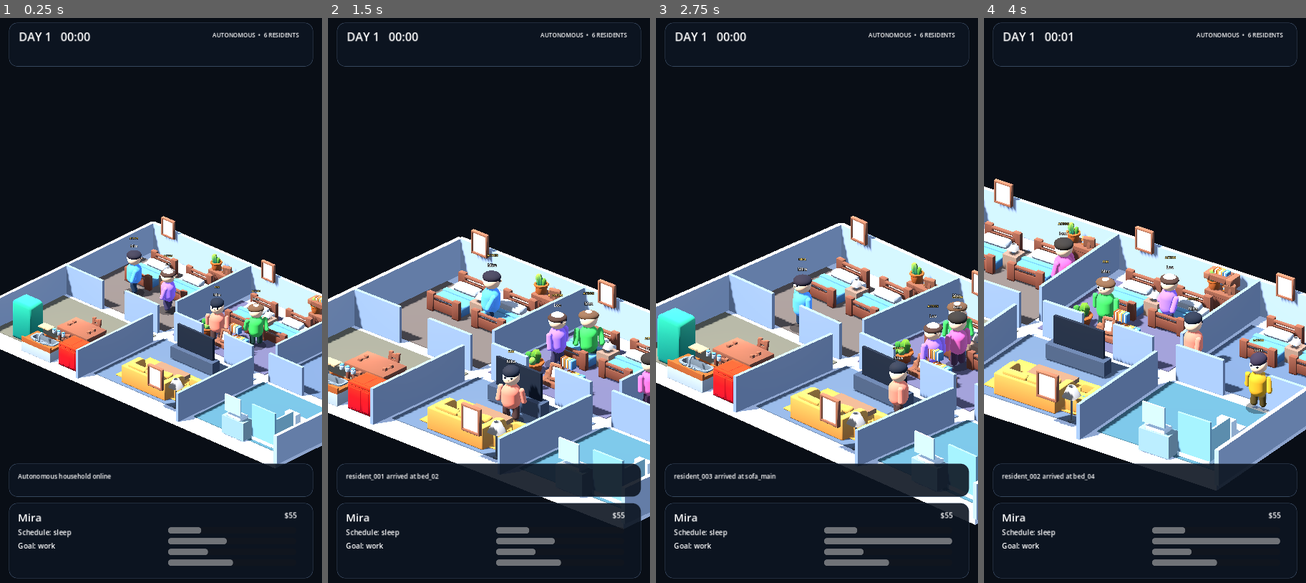
Above: before the commit, frames 1-4 (left to right).
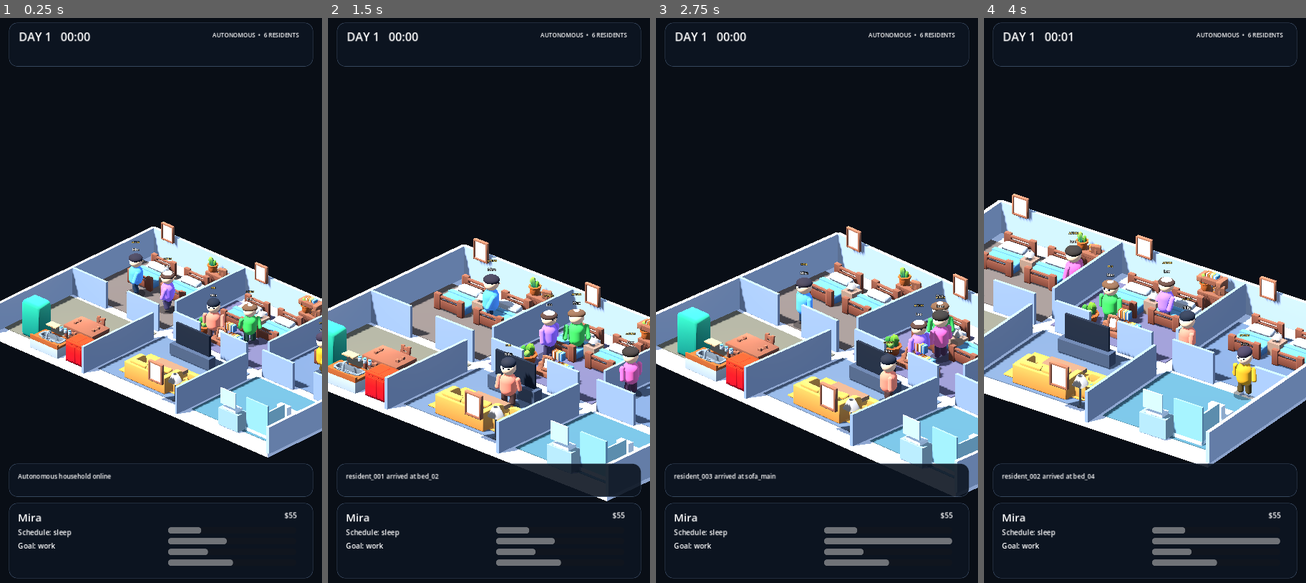
Above: after the commit, the same moments.

Repository: motomotoo2001-maker/lifebox-live
Game: Godot game, scene res://scenes/debug/visual_showcase.tscn
The game is run twice, just before and just after one commit, with the same random seed, the same clock (stepped at 60 frames per second) and the same inputs. The project has no main scene, so this scene is started directly.
Inputs:
- Up to frame 1 (0.25 s): no input
- Up to frame 2 (1.5 s): no input
- Up to frame 3 (2.75 s): no input
- Up to frame 4 (4 s): no input

The runs differ from the first frame. In frame 1, 14% of the frame differs, in the area x 0-100%, y 35-80%; in frame 2, 24%; in frame 3, 24%; in frame 4, 26%, in the area x 0-100%, y 28-84%.

Commit message:
camera: preserve household context during focus

Diff:
--- a/scripts/presentation/camera/camera_director.gd
+++ b/scripts/presentation/camera/camera_director.gd
@@ -6,7 +6,7 @@
 @export var switch_margin: float = 12.0
 @export var min_focus_interest: float = 15.0
 @export var return_to_establishing_after_seconds: float = 4.0
-@export var focus_ortho_size: float = 18.0
+@export var focus_ortho_size: float = 20.5
 
 var _camera_rig: VerticalCameraRig = null
 var _current_focus_id: StringName = &""
